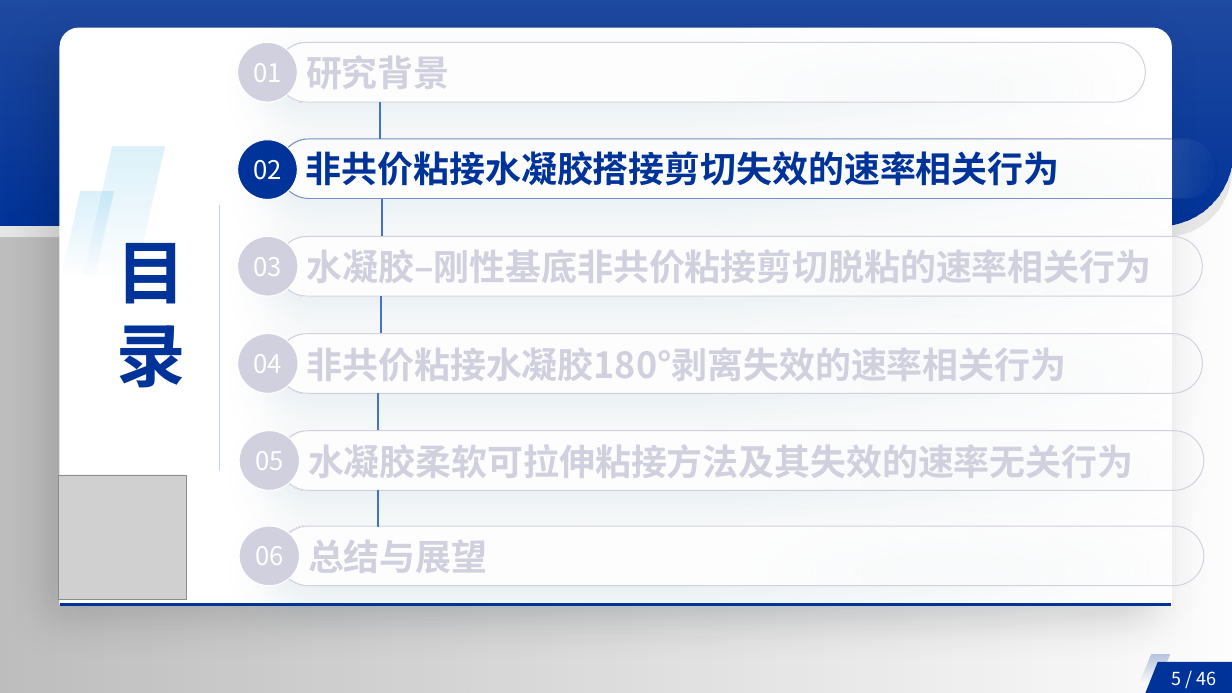
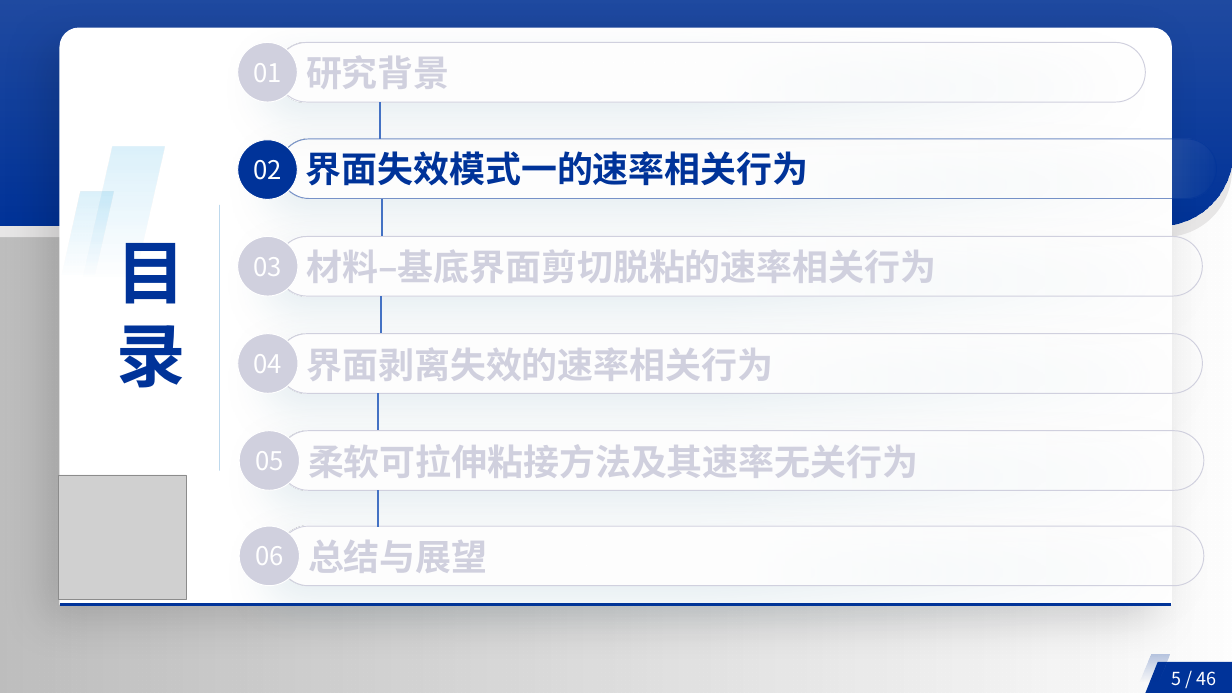
Before and after one commit to ShengLin1001/p-ppt-generate, a slide deck: slide 5 of .agents/skills/p-ppt-academic/assets/reference-deck.pptx. Drawn at 1232x693 pixels with LibreOffice and Linux fonts; fonts in the diff are those of the drawing; grey boxes stand for pictures; background and template pictures are left out; a plain dark background stands for a picture behind light text. Boxes give left, top, right and bottom in pixels: in the first picture for what was removed or moved away, otherwise in the second. Text is boxed around its words. In the diff, an @@ line names an element or a change of style, - is before the commit and + after.

```diff
--- a/.agents/skills/p-ppt-academic/assets/reference-deck.pptx
+++ b/.agents/skills/p-ppt-academic/assets/reference-deck.pptx
@@ text at [306, 151, 808, 186]: text changed @@
-非共价粘接水凝胶搭接剪切失效的速率相关行为
+界面失效模式一的速率相关行为
@@ text at [307, 250, 937, 283]: text changed @@
-水凝胶–刚性基底非共价粘接剪切脱粘的速率相关行为
+材料–基底界面剪切脱粘的速率相关行为
@@ text at [307, 348, 774, 381]: text changed @@
-非共价粘接水凝胶180°剥离失效的速率相关行为
+界面剥离失效的速率相关行为
@@ text at [308, 444, 918, 478]: text changed @@
-水凝胶柔软可拉伸粘接方法及其失效的速率无关行为
+柔软可拉伸粘接方法及其速率无关行为
```
Also in this commit, not shown: 8 other slides changed, 8 other files.
